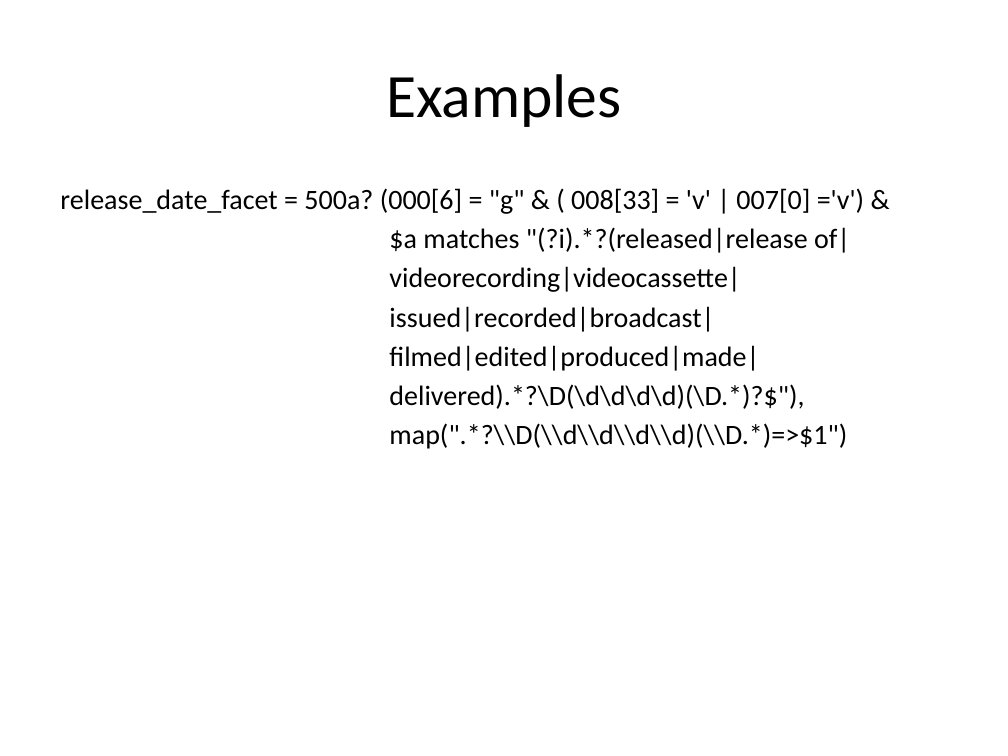
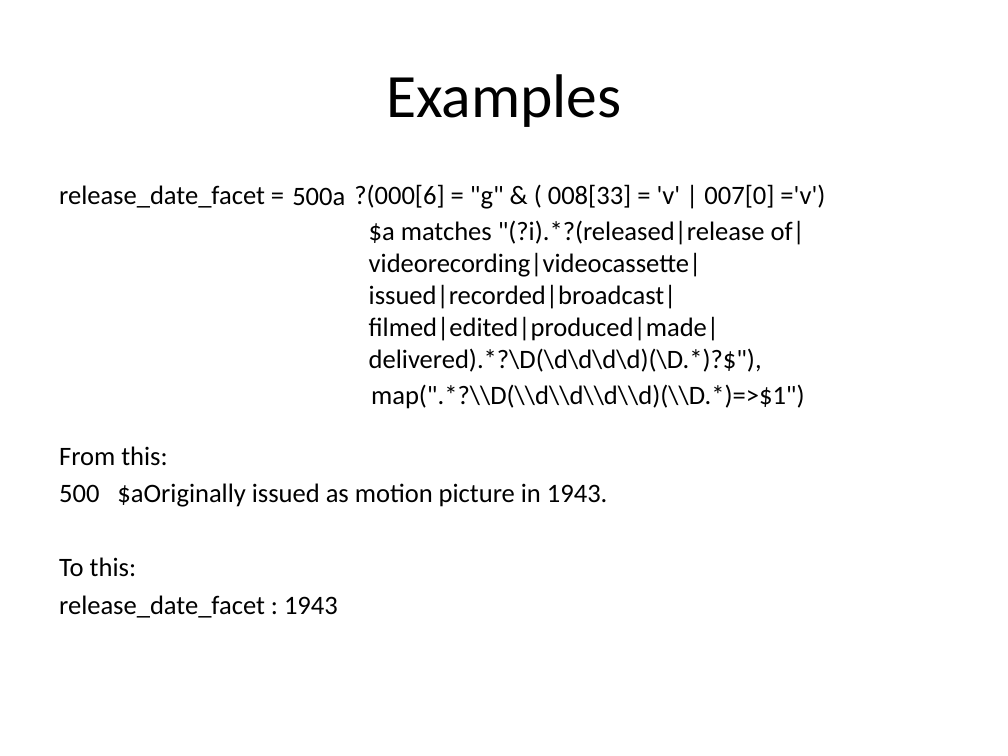
Before and after one commit to solrmarc/solrmarc, a slide deck: slide 19 of New Release of SolrMarc.pptx (slide 18 before the commit). Drawn at 1008x756 pixels with LibreOffice and Linux fonts; fonts in the diff are those of the drawing. Boxes give left, top, right and bottom in pixels: in the first picture for what was removed or moved away, otherwise in the second. Text is boxed around its words. In the diff, an @@ line names an element or a change of style, - is before the commit and + after.

```diff
--- a/New Release of SolrMarc.pptx
+++ b/New Release of SolrMarc.pptx
@@ text at bbox=[59, 185, 608, 618]: text changed; size 20 to 19 pt @@
-release_date_facet = 500a? (000[6] = "g" & ( 008[33] = 'v' | 007[0] ='v') &
-$a matches "(?i).*?(released|release of|
-videorecording|videocassette|
-issued|recorded|broadcast|
-filmed|edited|produced|made|
-delivered).*?\D(\d\d\d\d)(\D.*)?$"),
-map(".*?\\D(\\d\\d\\d\\d)(\\D.*)=>$1")
+release_date_facet =
+From this:
+500 $aOriginally issued as motion picture in 1943.
+To this:
+release_date_facet : 1943
@@ text added at bbox=[292, 187, 345, 206], 19 pt, text #000000 @@
+500a
@@ text added at bbox=[354, 184, 825, 209], 19 pt, text #000000 @@
+?(000[6] = "g" & ( 008[33] = 'v' | 007[0] ='v')
@@ text added at bbox=[369, 220, 805, 372], 19 pt, text #000000 @@
+$a matches "(?i).*?(released|release of|
+videorecording|videocassette|
+issued|recorded|broadcast|
+filmed|edited|produced|made|
+delivered).*?\D(\d\d\d\d)(\D.*)?$"),
@@ text added at bbox=[371, 384, 805, 409], 19 pt, text #000000 @@
+map(".*?\\D(\\d\\d\\d\\d)(\\D.*)=>$1")
```
Also in this commit, not shown: 11 other slides changed, 4 slides added.
